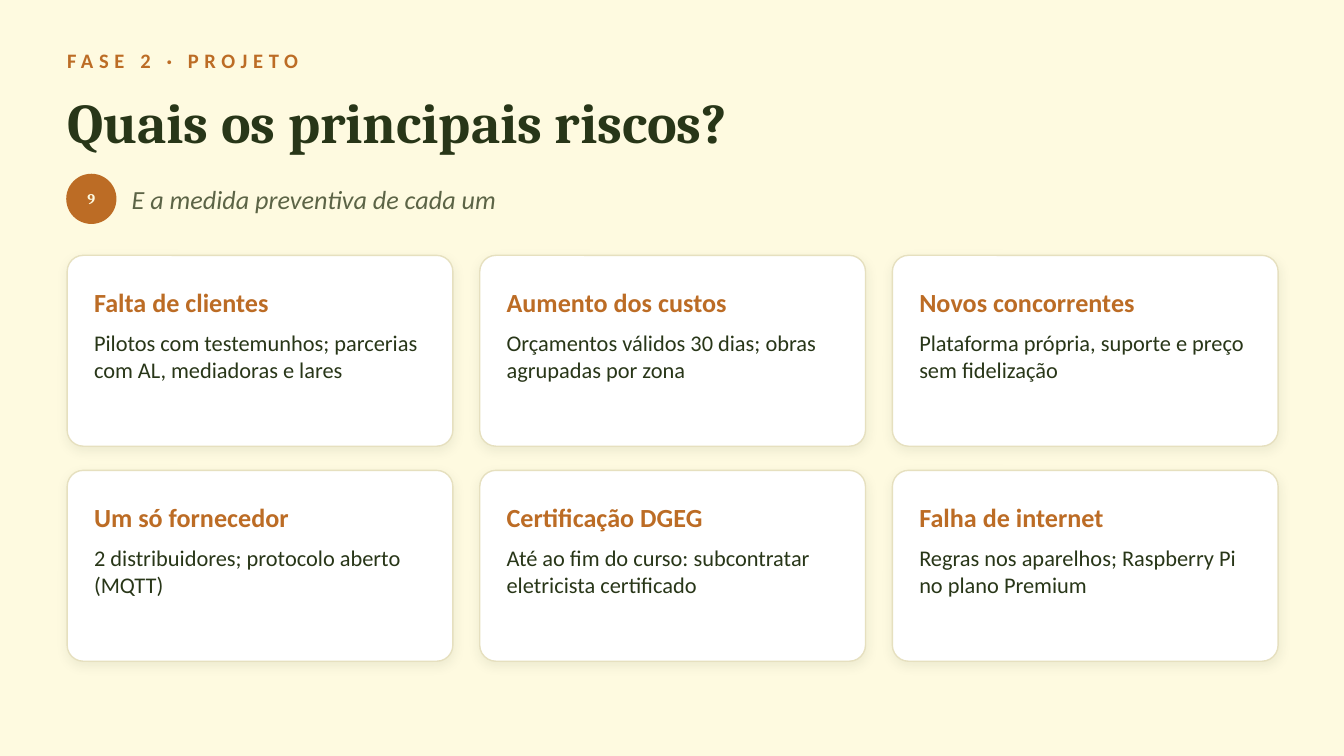
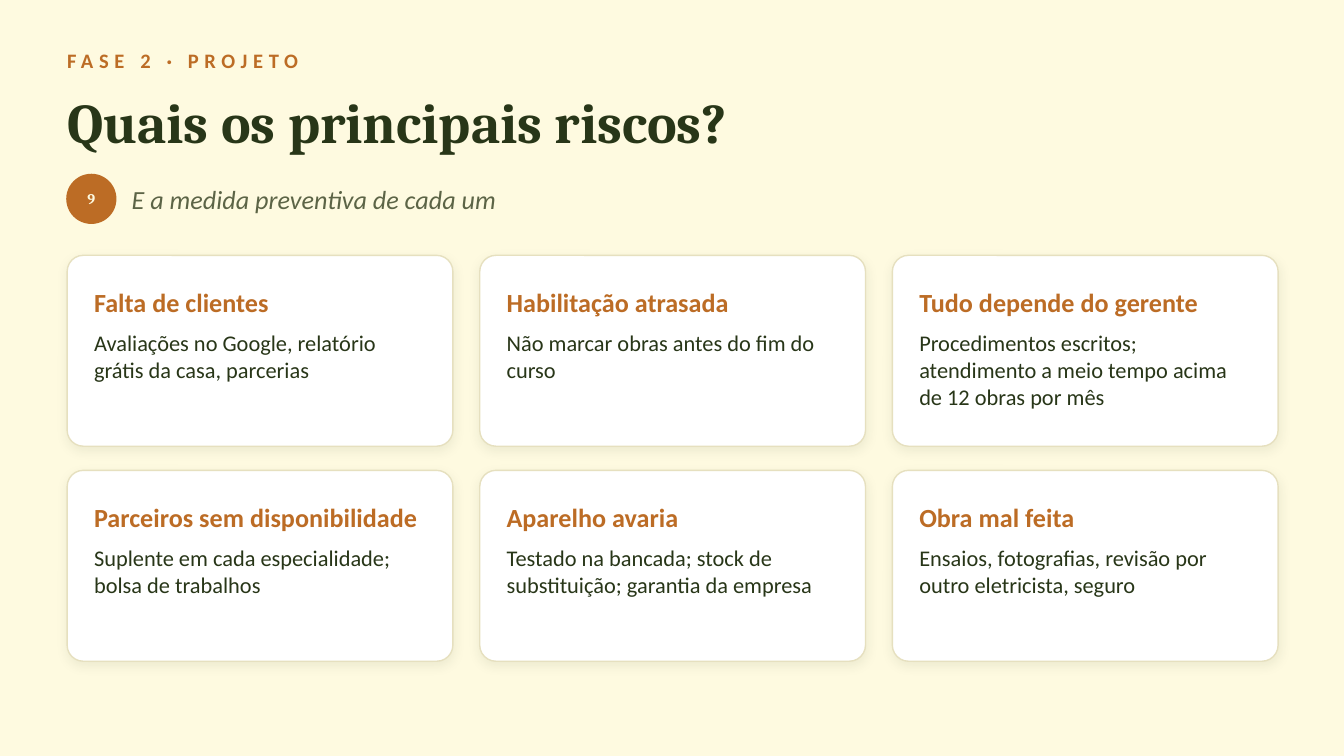
Before and after one commit to ruibraganca2014-coder/marketing-saas, a slide deck: slide 11 of domus-energia/negocio/Domus_Energia_Ideia_de_Negocio.pptx (slide 10 before the commit). Drawn at 1344x756 pixels with LibreOffice and Linux fonts; fonts in the diff are those of the drawing. Boxes give left, top, right and bottom in pixels: in the first picture for what was removed or moved away, otherwise in the second. Text is boxed around its words. In the diff, an @@ line names an element or a change of style, - is before the commit and + after.

```diff
--- a/domus-energia/negocio/Domus_Energia_Ideia_de_Negocio.pptx
+++ b/domus-energia/negocio/Domus_Energia_Ideia_de_Negocio.pptx
@@ text at (507, 293, 729, 317): text changed @@
-Aumento dos custos
+Habilitação atrasada
@@ text at (919, 293, 1198, 317): text changed @@
-Novos concorrentes
+Tudo depende do gerente
@@ text at (94, 335, 376, 382): text changed @@
-Pilotos com testemunhos; parcerias com AL, mediadoras e lares
+Avaliações no Google, relatório grátis da casa, parcerias
@@ text at (507, 335, 815, 378): text changed @@
-Orçamentos válidos 30 dias; obras agrupadas por zona
+Não marcar obras antes do fim do curso
@@ text at (919, 335, 1227, 409): text changed @@
-Plataforma própria, suporte e preço sem fidelização
+Procedimentos escritos; atendimento a meio tempo acima de 12 obras por mês
@@ text at (94, 508, 417, 531): text changed @@
-Um só fornecedor
+Parceiros sem disponibilidade
@@ text at (507, 508, 678, 531): text changed @@
-Certificação DGEG
+Aparelho avaria
@@ text at (919, 508, 1074, 527): text changed @@
-Falha de internet
+Obra mal feita
@@ text at (94, 550, 391, 593): text changed @@
-2 distribuidores; protocolo aberto (MQTT)
+Suplente em cada especialidade; bolsa de trabalhos
@@ text at (507, 550, 812, 597): text changed @@
-Até ao fim do curso: subcontratar eletricista certificado
+Testado na bancada; stock de substituição; garantia da empresa
@@ text at (919, 550, 1206, 597): text changed @@
-Regras nos aparelhos; Raspberry Pi no plano Premium
+Ensaios, fotografias, revisão por outro eletricista, seguro
```
Also in this commit, not shown: 11 other slides changed, 1 slide added, 4 other files.
